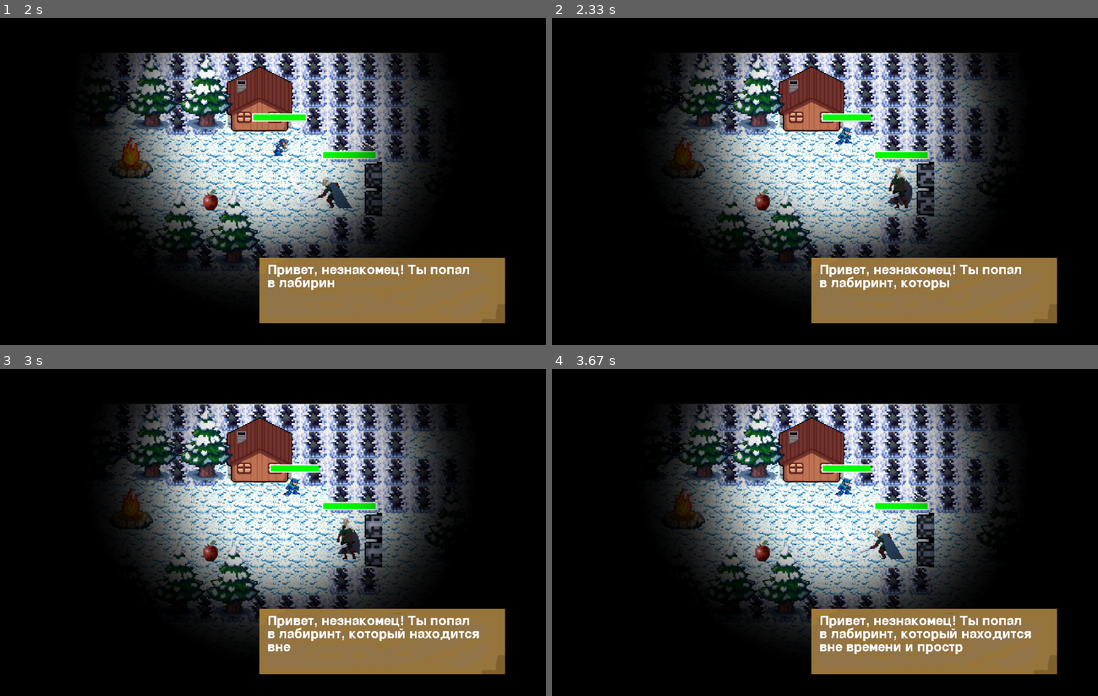
Above: before the commit, frames 1-4 (two rows, left to right).
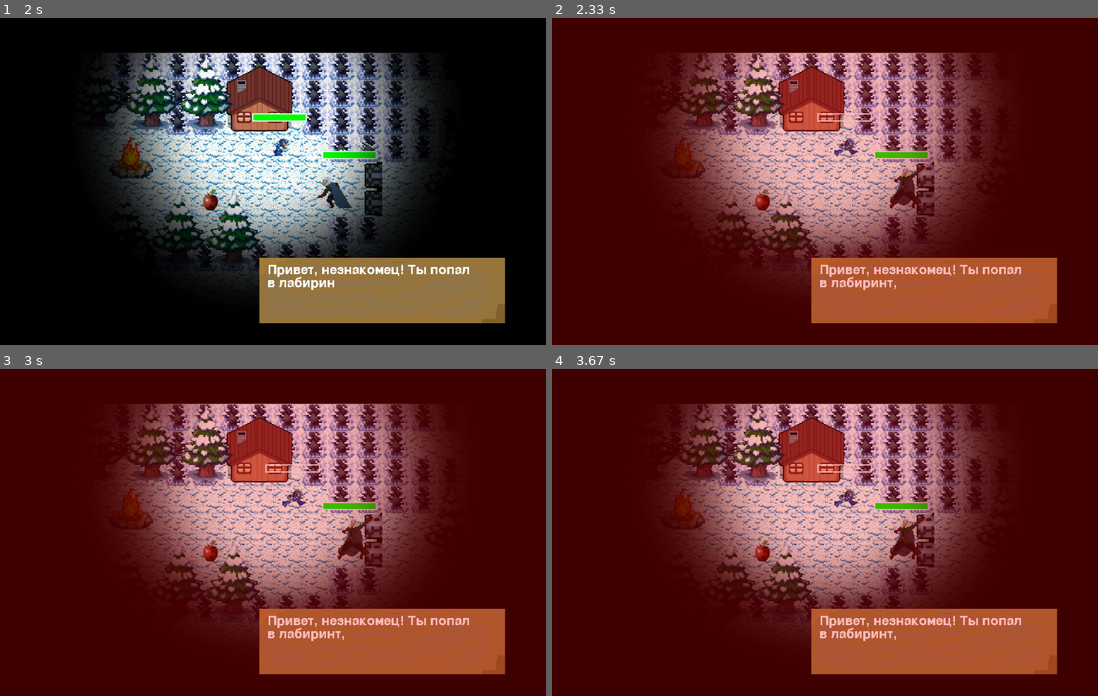
Above: after the commit, the same moments.

Repository: Gigirka/pygame
Game: pygame game, started from 123.py
The game is run twice, just before and just after one commit, with the same random seed, the same clock (stepped at 60 frames per second) and the same inputs.
Inputs (mouse positions are in pixels of both pictures, inside the frame that each line leads up to):
- Up to frame 1 (2 s): click (273, 103) at 0.38 s; tap S at 0.67 s; hold Right 1-1.47 s; hold Up 1.5-1.8 s; hold Right from 1.83 s (still down)
- Up to frame 2 (2.33 s): release Right at 2.3 s
- Up to frame 3 (3 s): no input
- Up to frame 4 (3.67 s): no input

Frame 1 is identical in both runs. In frame 2, 100% of the frame differs, in the area x 0-100%, y 0-100%; in frame 3, 100%; in frame 4, 100%.

Commit message:
Добавил экран смерти (пока без текста) + вывод времени в игре

Diff:
--- a/123.py
+++ b/123.py
@@ -1,11 +1,16 @@
 import os
 import random
 import sys
+import time
+
 import pygame
 
 pygame.mixer.pre_init(44100, -16, 1, 512)
 
 pygame.init()
+start_time = pygame.time.get_ticks()
+end_time = 0
+
 size = width, height = 1000, 600
 screen = pygame.display.set_mode(size)
 FPS = 50
@@ -95,9 +100,22 @@
     sys.exit()
 
 
+fon = pygame.transform.scale(load_image('fon.jpg'), (size))
+
+
+def end_screen():
+    pygame.draw.rect(fon, (255, 0, 0, 65), (0, 0, width, height))
+    screen.blit(fon, (0, 0))
+    while True:
+        for event in pygame.event.get():
+            if event.type == pygame.QUIT:
+                terminate()
+        pygame.display.flip()
+        clock.tick(FPS)
+
+
 def start_screen():
     start_menu_music.play(-1)
-    fon = pygame.transform.scale(load_image('fon.jpg'), (size))
     screen.blit(fon, (0, 0))
     while True:
         for event in pygame.event.get():
@@ -159,8 +177,8 @@
              pygame.transform.scale(load_image('hero_right/5.png'), (player_size))]
 
 hero_Attack = [pygame.transform.scale(load_image('hero_attack/1.png'), (player_size)),
-             pygame.transform.scale(load_image('hero_attack/2.png'), (player_size)),
-             pygame.transform.scale(load_image('hero_attack/3.png'), (player_size))]
+               pygame.transform.scale(load_image('hero_attack/2.png'), (player_size)),
+               pygame.transform.scale(load_image('hero_attack/3.png'), (player_size))]
 
 hero_Stand = [pygame.transform.scale(load_image('stop_hero.png'), (33, 33))]
 hero_Dead = [pygame.transform.scale(load_image('hero_dead.png'), (50, 50))]
@@ -283,6 +301,7 @@
         images = walkLeft + walkRight + hero_Stand
         if self.health == 0:
             self.images = hero_Dead
+            end_time = pygame.time.get_ticks()
         self.images = images
         self.images_right = images[0:5]
         self.images_left = images[5:10]
@@ -348,8 +367,12 @@
         pygame.draw.rect(surf, 'white', outline_rect_1, 2)
 
     def update(self):
+        global start_time
+        global end_time
         if self.health == 0:
             self.images = hero_Dead
+            end_time = pygame.time.get_ticks()
+            delta_time = end_time - start_time
         if self.move:
             old_x = self.rect.x
             old_y = self.rect.y
@@ -525,7 +548,7 @@
             self.image = self.images[self.index]
             if self.image == self.images_attack[0]:
                 self.last_attack_time = self.timee
-                player.health -= 10
+                player.health -= 100
                 enemy_punch_sound.play()
 
     def draw(self, surf):
@@ -718,7 +741,10 @@
         displayed_text += text[counter]
         counter += 1
     blit_text(screen, displayed_text, (490, 450), pygame.font.Font(None, 36))
-
+    if player.health == 0:
+        print(round(end_time / 1000 - 3, 1), 'секунд')
+        end_screen()
+        break
     clock.tick(FPS)
     pygame.display.flip()
 
